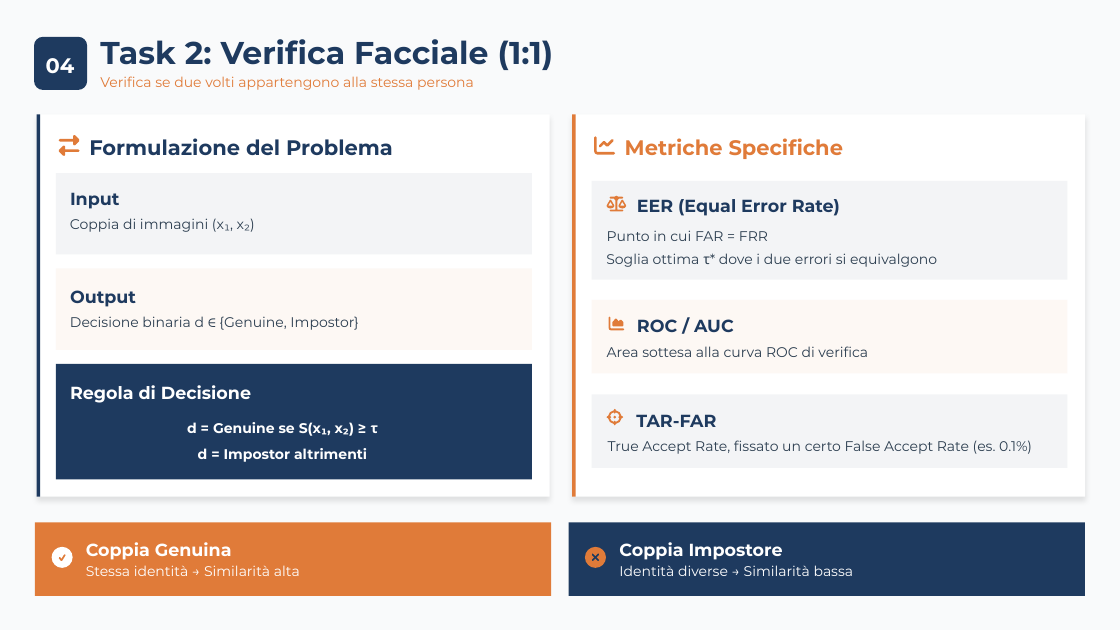
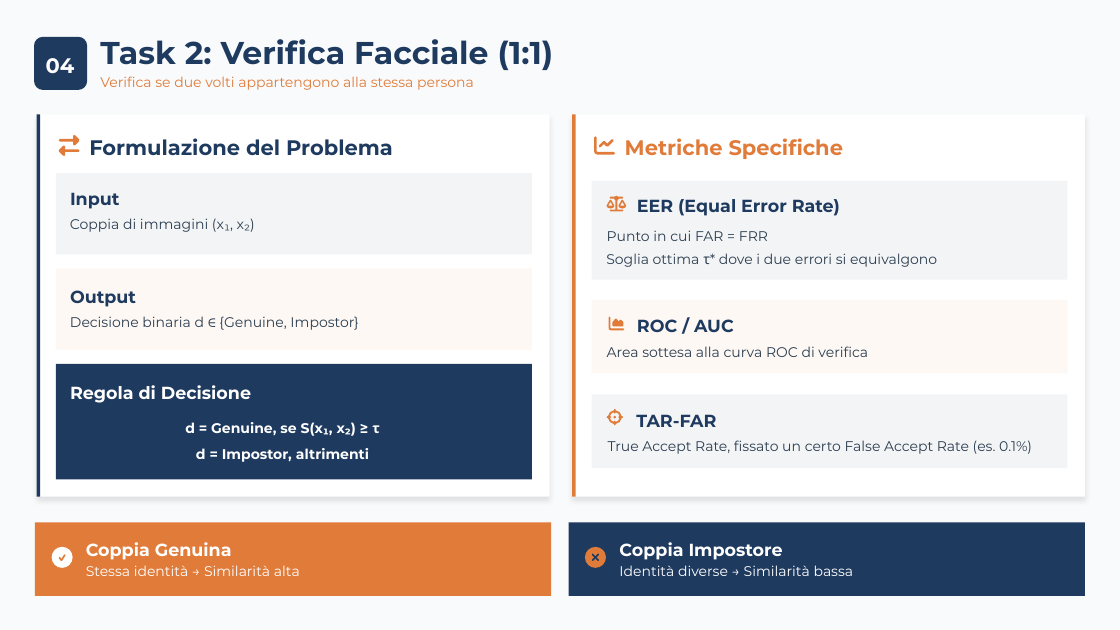
Before and after one commit to carrieroroberto/face-recognition-dimensionality-reduction, a slide deck: slide 6 of results/presentation/Carriero, Leone - Analisi Comparativa per Riduzione Dimensionale, Approccio Lineare e Non-Lineare per Riconoscimento e Verifica Facciale.pptx. Drawn at 1120x630 pixels with LibreOffice and Linux fonts; fonts in the diff are those of the drawing. Boxes give left, top, right and bottom in pixels: in the first picture for what was removed or moved away, otherwise in the second. Text is boxed around its words. In the diff, an @@ line names an element or a change of style, - is before the commit and + after.

```diff
--- a/results/presentation/Carriero, Leone - Analisi Comparativa per Riduzione Dimensionale, Approccio Lineare e Non-Lineare per Riconoscimento e Verifica Facciale.pptx
+++ b/results/presentation/Carriero, Leone - Analisi Comparativa per Riduzione Dimensionale, Approccio Lineare e Non-Lineare per Riconoscimento e Verifica Facciale.pptx
@@ text at (185,422,380,436): text changed @@
-d = Genuine se S(x₁, x₂) ≥ τ
+d = Genuine, se S(x₁, x₂) ≥ τ
@@ text at (196,448,369,462): text changed @@
-d = Impostor altrimenti
+d = Impostor, altrimenti
```
Also in this commit, not shown: 19 other slides changed, 2 other files.
